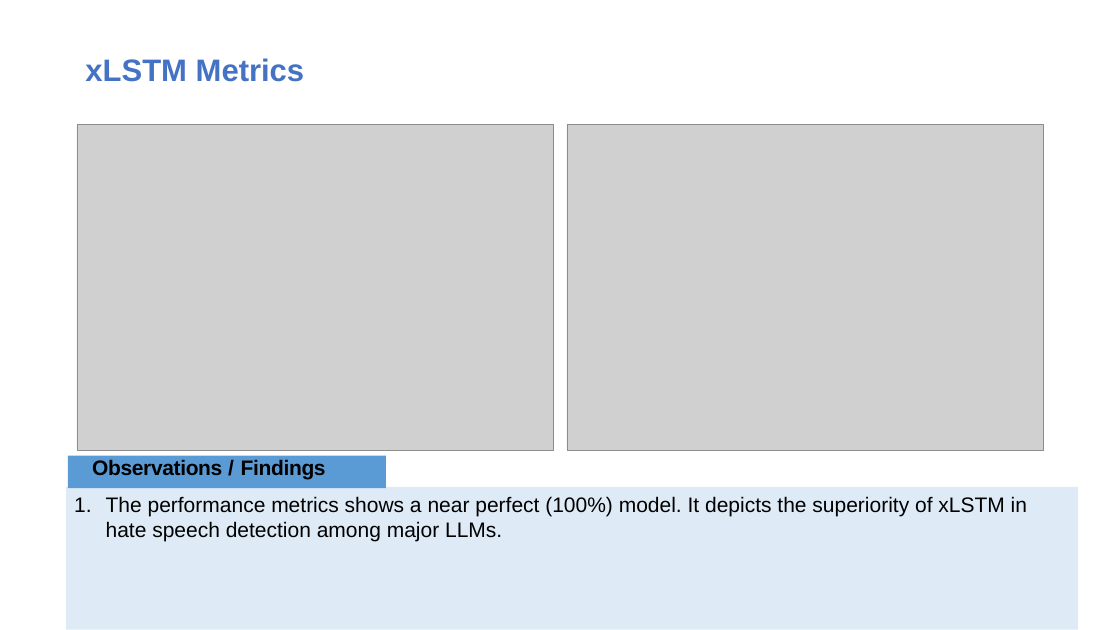
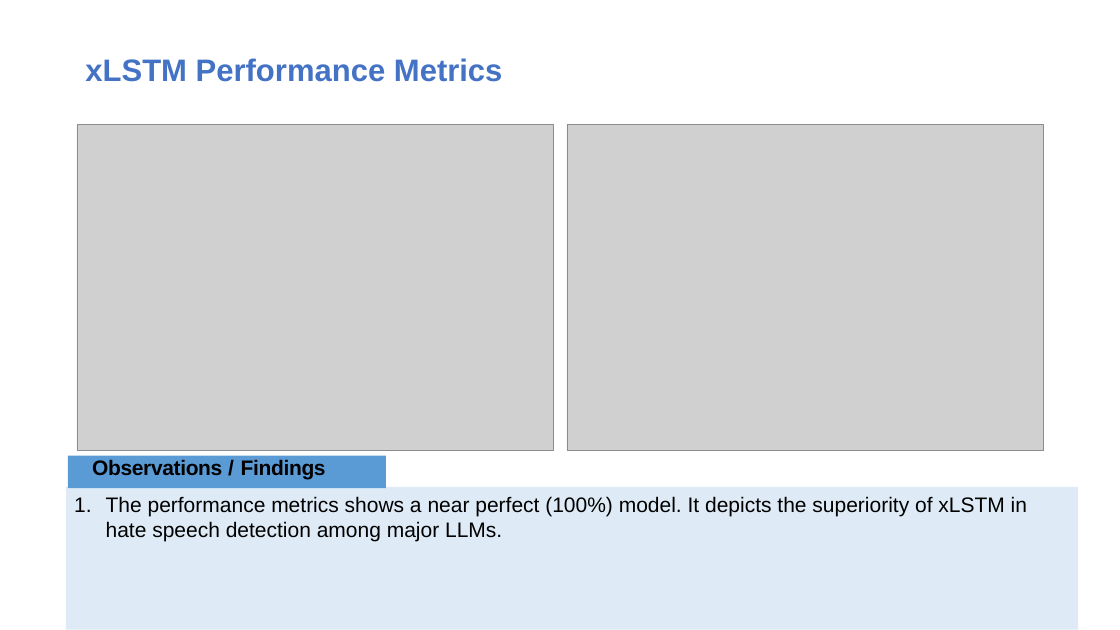
Before and after one commit to samson12193/xLSTM-Hate-Speech, a slide deck: slide 9 of Data Glacier Internship.pptx. Drawn at 1120x630 pixels with LibreOffice and Linux fonts; fonts in the diff are those of the drawing; grey boxes stand for pictures. Boxes give left, top, right and bottom in pixels: in the first picture for what was removed or moved away, otherwise in the second. Text is boxed around its words. In the diff, an @@ line names an element or a change of style, - is before the commit and + after.

```diff
--- a/Data Glacier Internship.pptx
+++ b/Data Glacier Internship.pptx
@@ title at <box>85,58,503,82</box>: text changed @@
-xLSTM Metrics
+xLSTM Performance Metrics
```
Also in this commit, not shown: 2 other slides changed.
